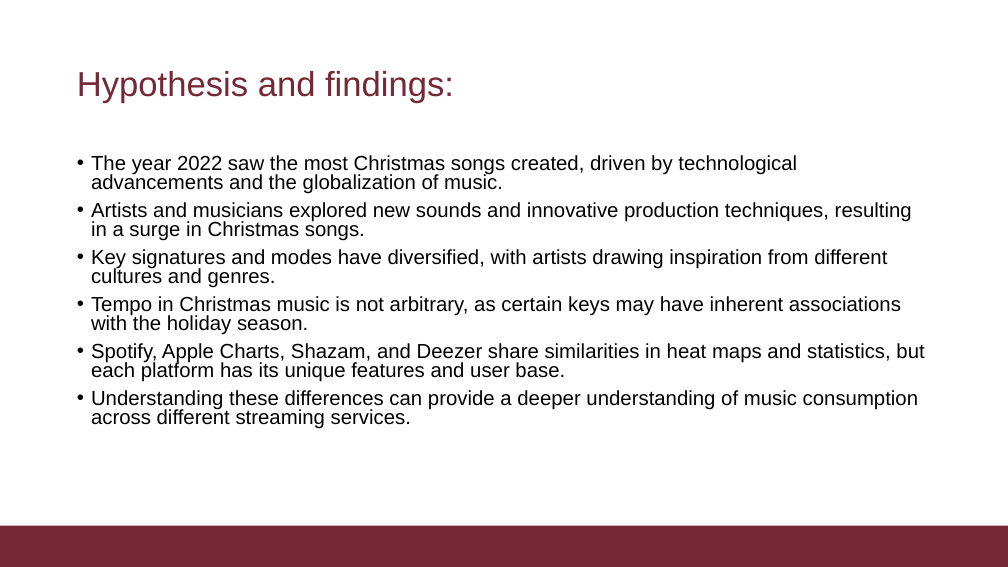
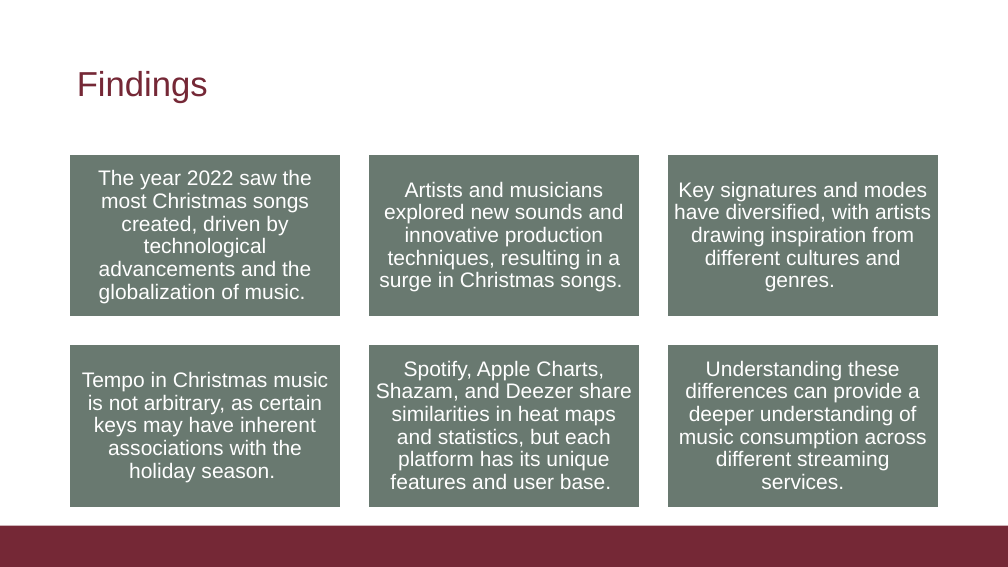
Before and after one commit to ToshiroHJJZ/DS_Final_Project, a slide deck: slide 17 of Spotify Dataset Analisys.pptx (slide 13 before the commit). Drawn at 1008x567 pixels with LibreOffice and Linux fonts; fonts in the diff are those of the drawing; background and template pictures are left out. Boxes give left, top, right and bottom in pixels: in the first picture for what was removed or moved away, otherwise in the second. Text is boxed around its words. In the diff, an @@ line names an element or a change of style, - is before the commit and + after.

```diff
--- a/Spotify Dataset Analisys.pptx
+++ b/Spotify Dataset Analisys.pptx
@@ title at box(77, 71, 208, 103): text changed @@
-Hypothesis and findings:
+Findings
@@ text removed at box(91, 155, 924, 429) @@
-• The year 2022 saw the most Christmas songs created, driven by technological advancements and the globalization of music.
-• Artists and musicians explored new sounds and innovative production techniques, resulting in a surge in Christmas songs.
-• Key signatures and modes have diversified, with artists drawing inspiration from different cultures and genres.
-• Tempo in Christmas music is not arbitrary, as certain keys may have inherent associations with the holiday season.
-• Spotify, Apple Charts, Shazam, and Deezer share similarities in heat maps and statistics, but each platform has its unique features and user base.
-• Understanding these differences can provide a deeper understanding of music consumption across different streaming services.
@@ group added at box(70, 154, 938, 508): 6 rectangles, 6 texts @@
+The year 2022 saw the most Christmas songs created, driven by technological advancements and the globalization of music.
+Artists and musicians explored new sounds and innovative production techniques, resulting in a surge in Christmas songs.
+Key signatures and modes have diversified, with artists drawing inspiration from different cultures and genres.
+Tempo in Christmas music is not arbitrary, as certain keys may have inherent associations with the holiday season.
+Spotify, Apple Charts, Shazam, and Deezer share similarities in heat maps and statistics, but each platform has its unique features and user base.
+Understanding these differences can provide a deeper understanding of music consumption across different streaming services.
```
Also in this commit, not shown: 2 other slides changed, 4 slides added.
